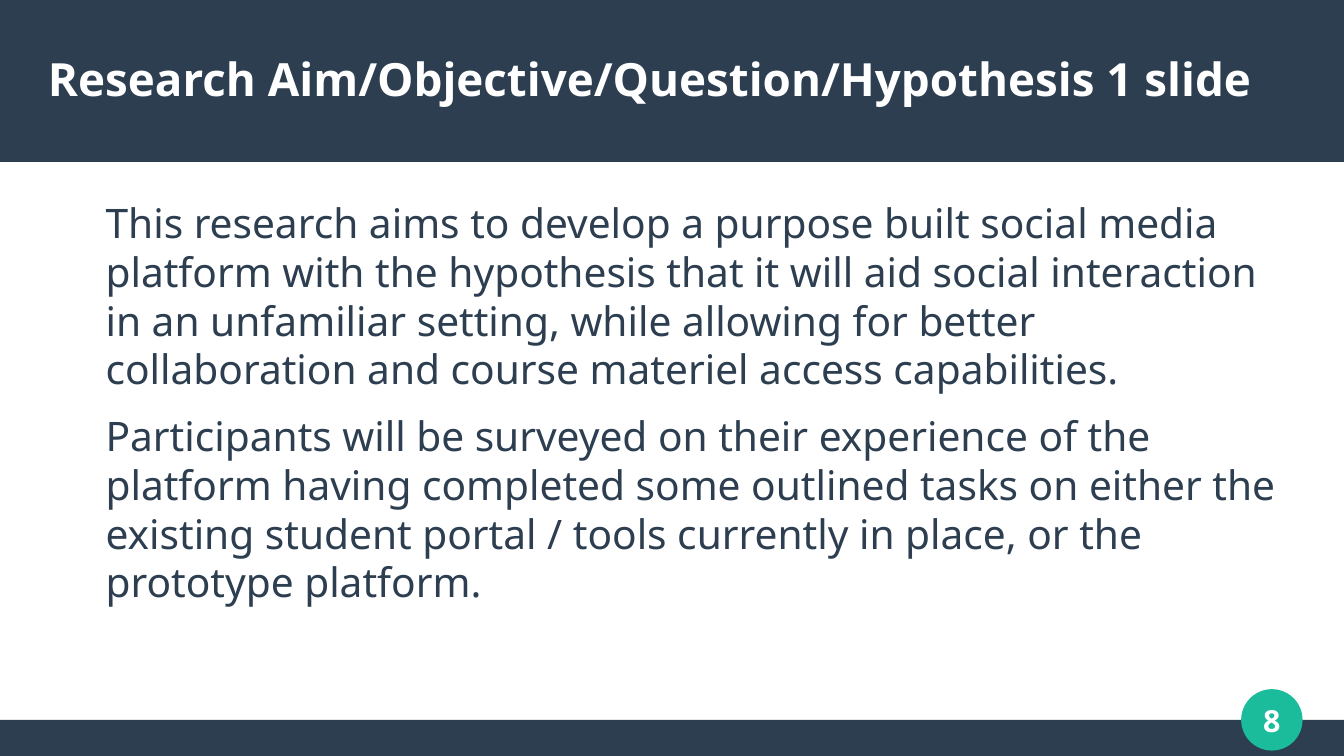
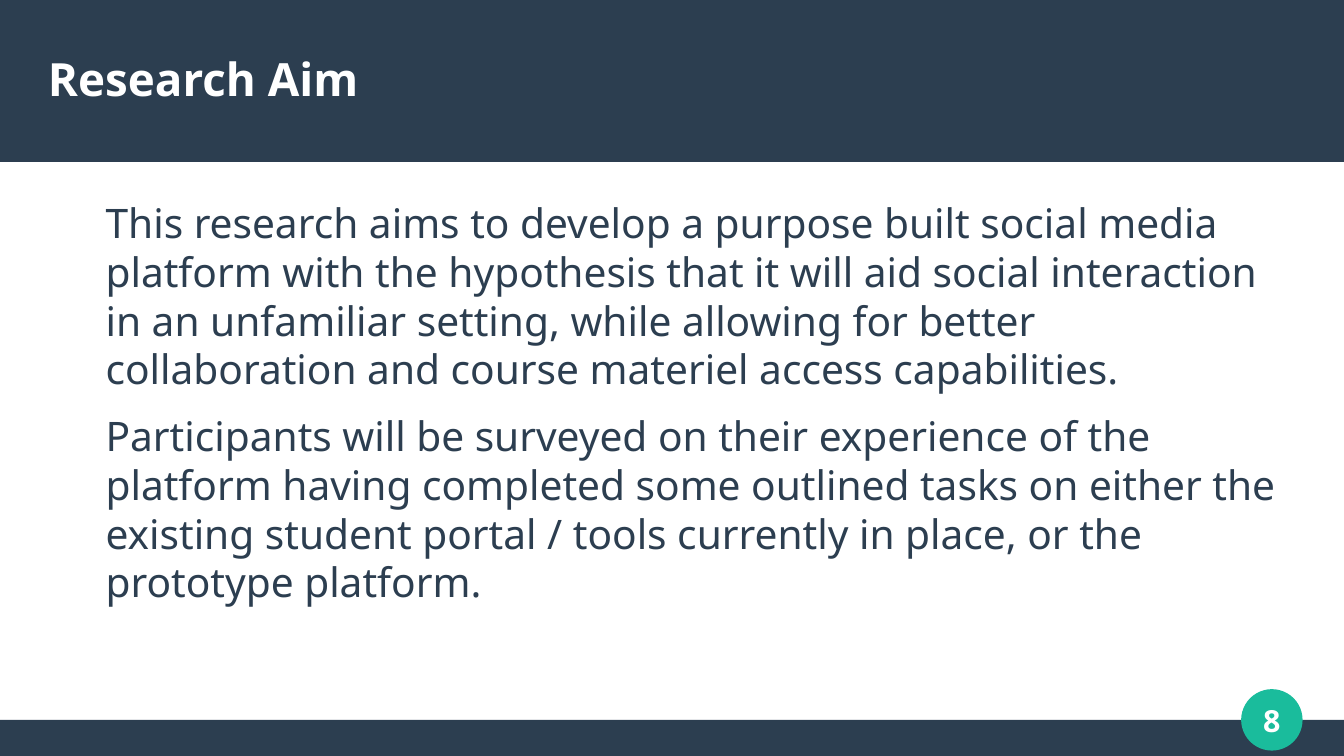
Before and after one commit to dannydaley/myUniSocial, a slide deck: slide 8 of Documentation/COMP320 PRESENTATION.odp. Drawn at 1344x756 pixels with LibreOffice and Linux fonts; fonts in the diff are those of the drawing. Boxes give left, top, right and bottom in pixels: in the first picture for what was removed or moved away, otherwise in the second. Text is boxed around its words. In the diff, an @@ line names an element or a change of style, - is before the commit and + after.

```diff
--- a/Documentation/COMP320 PRESENTATION.odp
+++ b/Documentation/COMP320 PRESENTATION.odp
@@ title at bbox=[48, 61, 358, 97]: text changed @@
-Research Aim/Objective/Question/Hypothesis 1 slide
+Research Aim
```
Also in this commit, not shown: 16 other slides changed, 2 other files.
